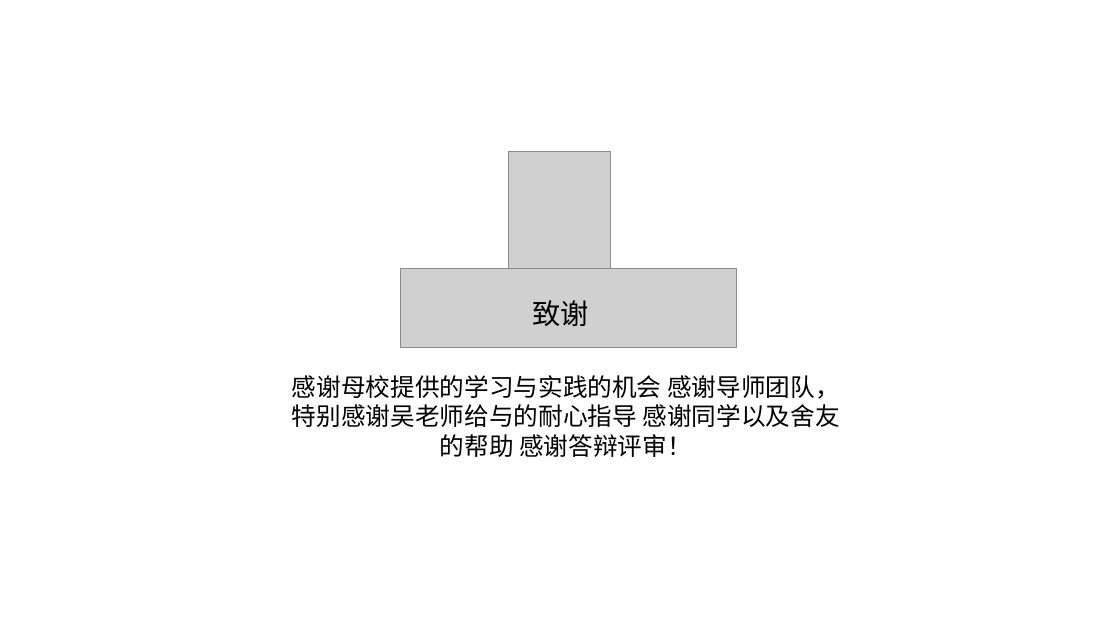
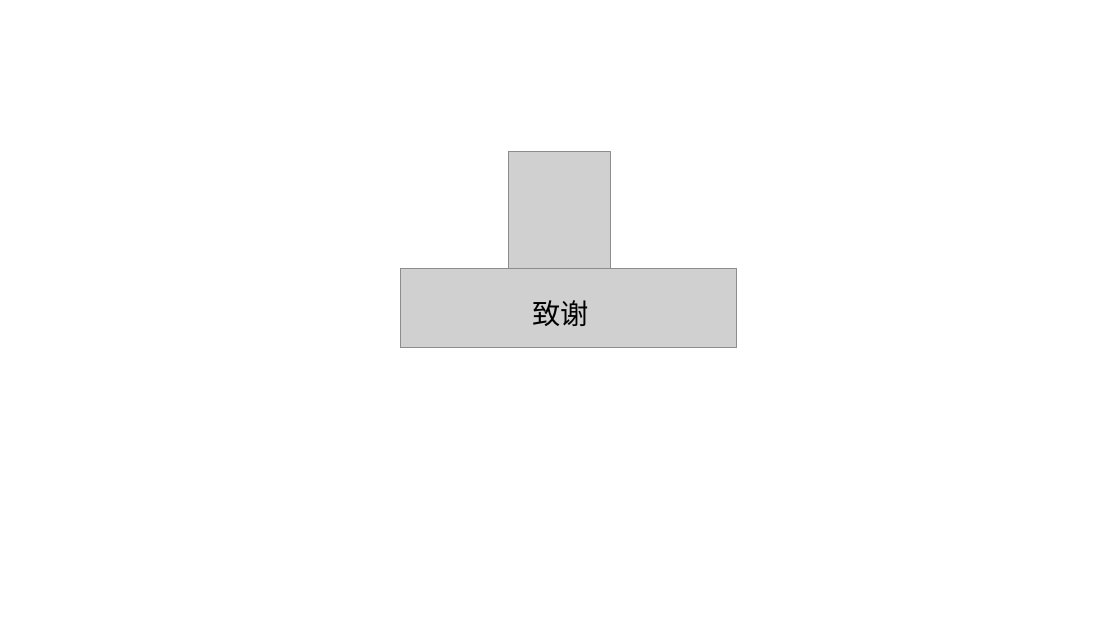
Before and after one commit to sybcfq100/MatlabForGit, a slide deck: slide 21 of 物理实验技能.pptx (slide 27 before the commit). Drawn at 1120x630 pixels with LibreOffice and Linux fonts; fonts in the diff are those of the drawing; grey boxes stand for pictures. Boxes give left, top, right and bottom in pixels: in the first picture for what was removed or moved away, otherwise in the second. Text is boxed around its words. In the diff, an @@ line names an element or a change of style, - is before the commit and + after.

```diff
--- a/物理实验技能.pptx
+++ b/物理实验技能.pptx
@@ text removed at (292, 375, 840, 457) @@
-感谢母校提供的学习与实践的机会 感谢导师团队，特别感谢吴老师给与的耐心指导 感谢同学以及舍友的帮助 感谢答辩评审！
```
Also in this commit, not shown: 1 other slide changed, 4 slides added, 10 slides removed.
